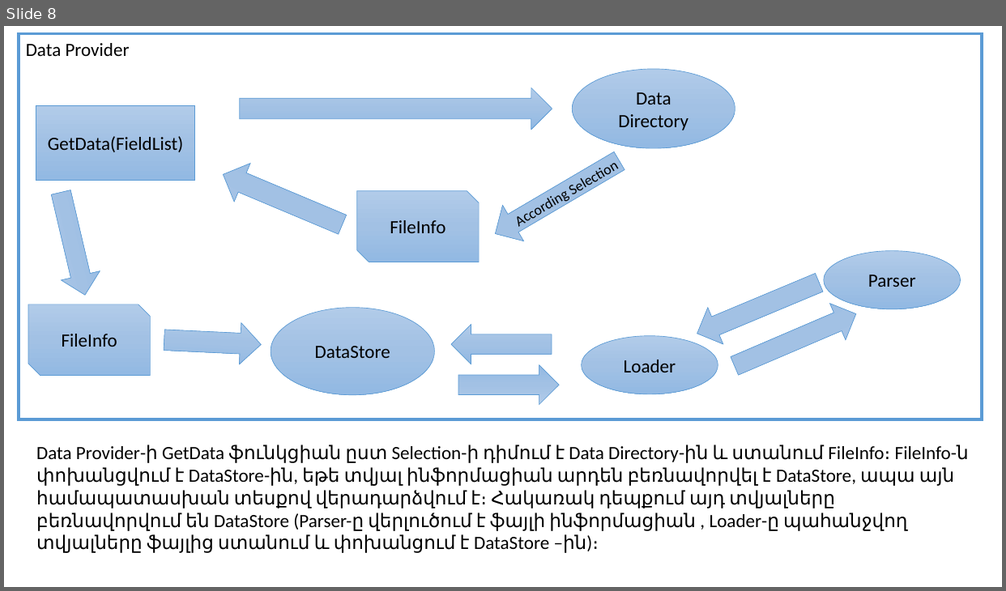
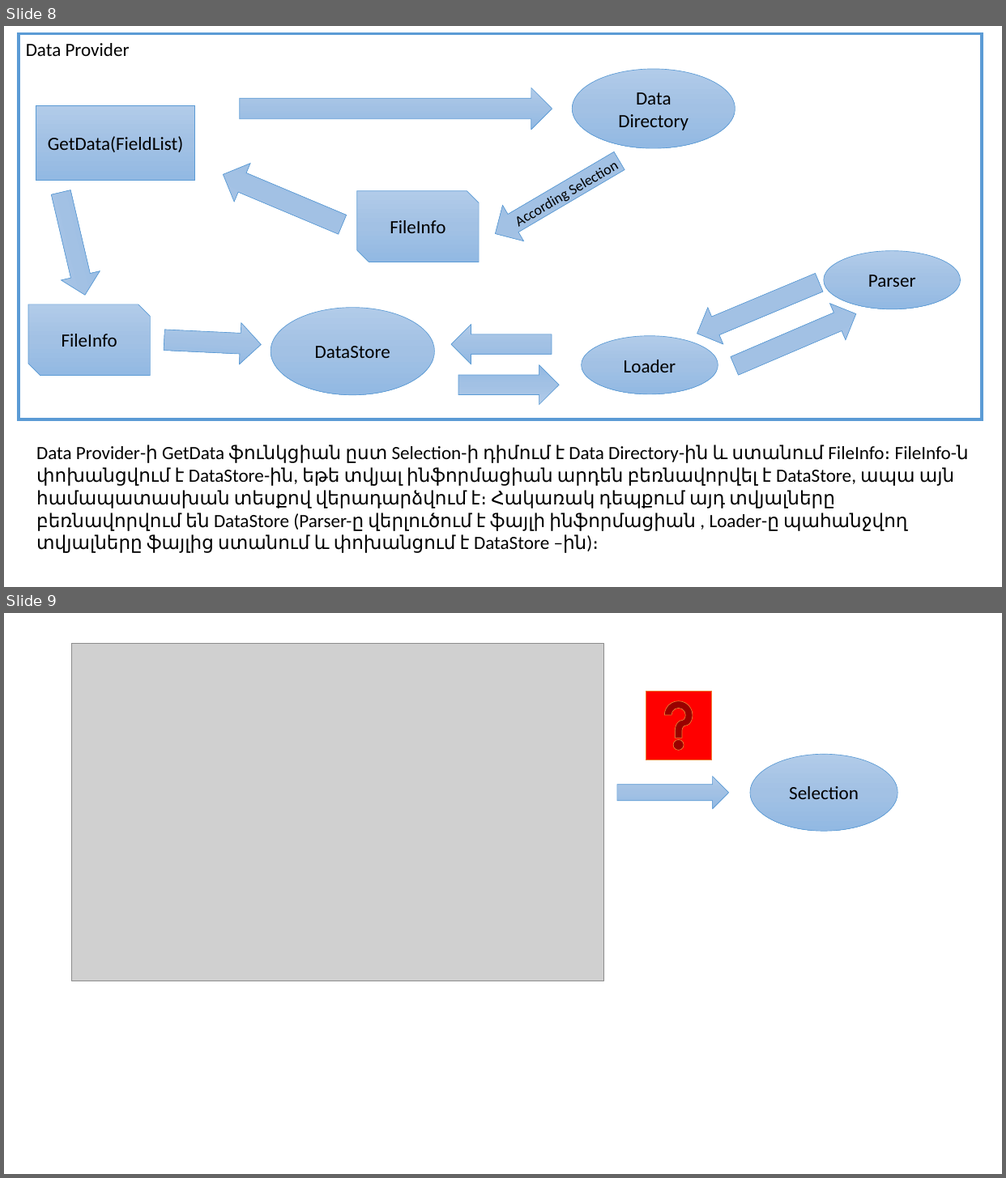
Before and after one commit to Mesrop-Gevorgyan/ATRChipset, a slide deck: Doc/Architecture_slide.pptx. Shown one above the other, each under a label of ours: slide 8 before the commit, slides 8 and 9 after it. The pictures are 1006x591 and 1006x1178 pixels, drawn with LibreOffice and Linux fonts; fonts in the diff are those of the drawing; grey boxes stand for pictures. Boxes give left, top, right and bottom in pixels: in the first picture for what was removed or moved away, otherwise in the second. Text is boxed around its words. In the diff, an @@ line names an element or a change of style, - is before the commit and + after.

```diff
--- a/Doc/Architecture_slide.pptx
+++ b/Doc/Architecture_slide.pptx
@@ slide 9 added at <box>4,613,1002,1174</box>, background #FFFFFF @@
@@ picture added at <box>71,644,604,982</box> @@
@@ action button help added at <box>646,692,711,760</box>, fill #FF0000, outline #ED7D31 0.5 pt @@
@@ ellipse added at <box>750,755,898,832</box>, fill gradient #B1CBE9 to #A3C1E5 to #93B9E4, outline #5B9BD5 0.5 pt, 18 pt, text #000000 @@
+Selection
@@ right arrow added at <box>617,776,729,808</box>, fill gradient #B1CBE9 to #A3C1E5 to #93B9E4, outline #5B9BD5 0.5 pt @@
```
Also in this commit, not shown: 3 other slides added.
